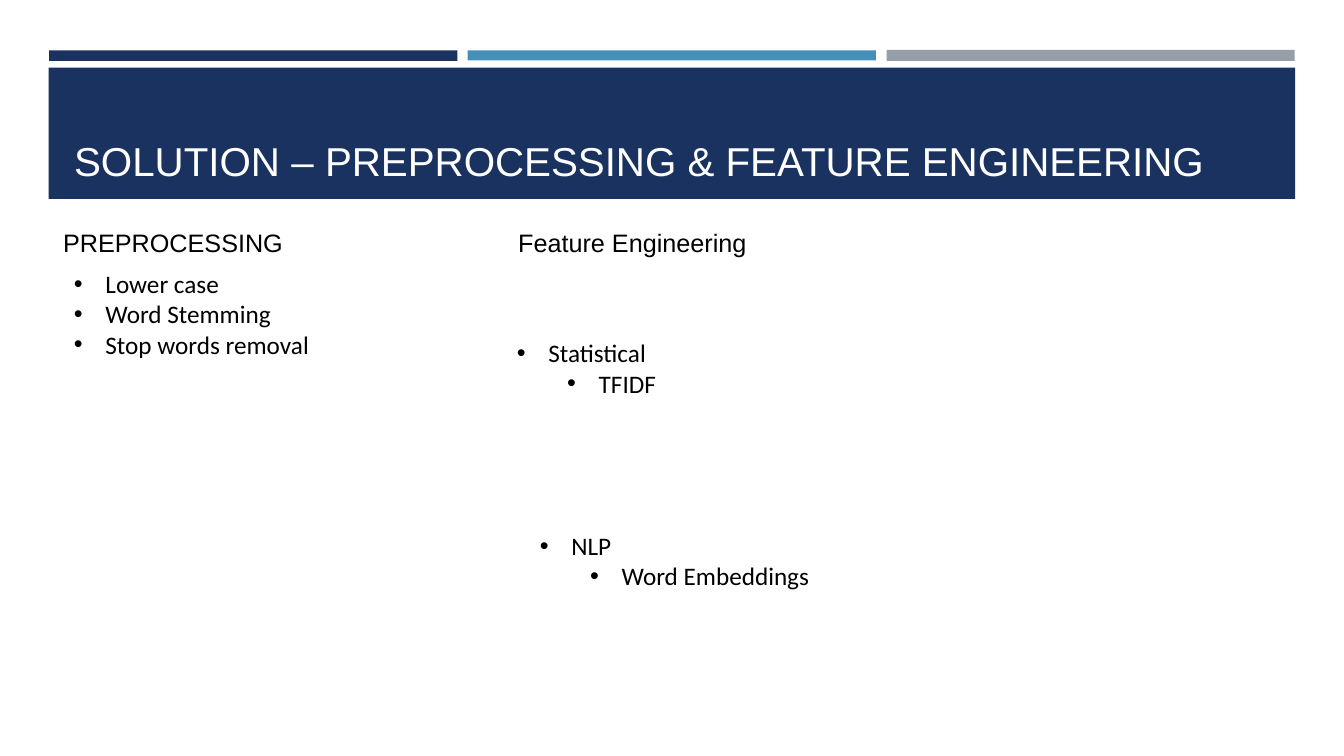
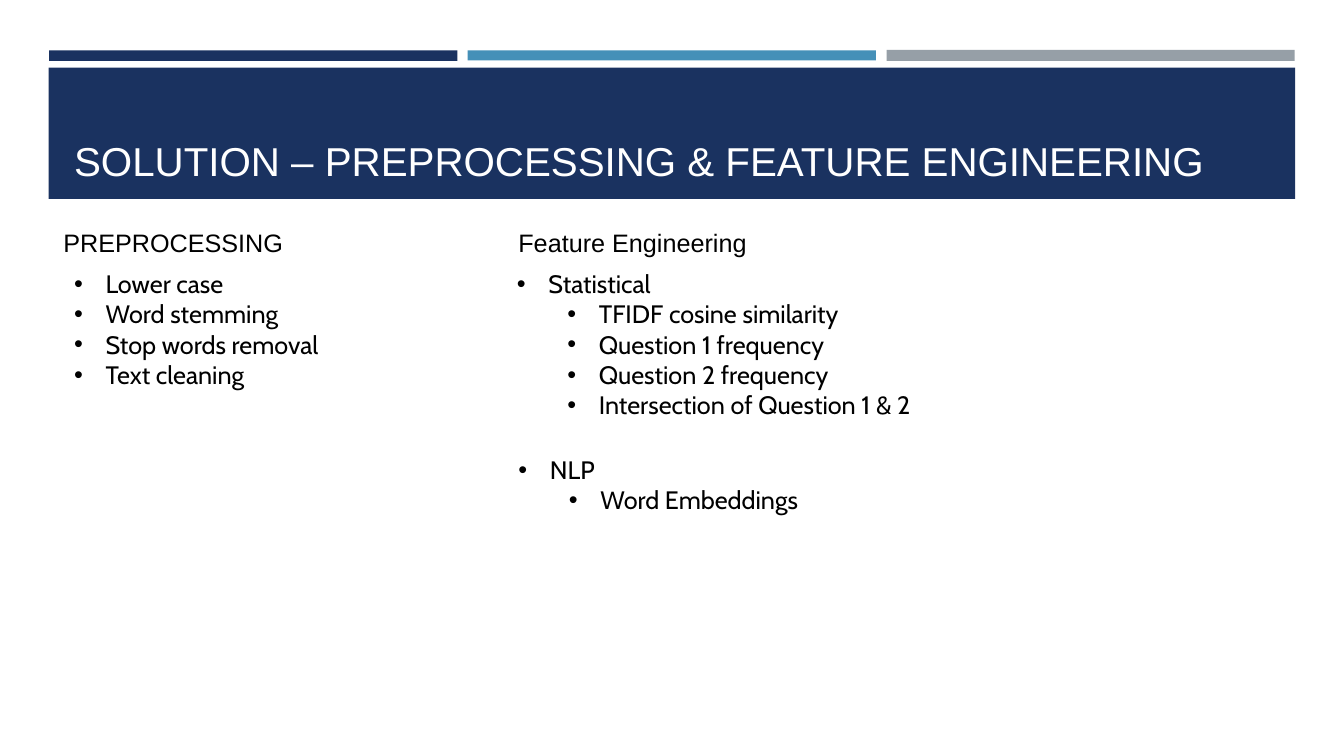
Before and after one commit to BinQian/COMP6208, a slide deck: slide 5 of report/presentation.pptx (slide 6 before the commit). Drawn at 1344x756 pixels with LibreOffice and Linux fonts; fonts in the diff are those of the drawing. Boxes give left, top, right and bottom in pixels: in the first picture for what was removed or moved away, otherwise in the second. Text is boxed around its words. In the diff, an @@ line names an element or a change of style, - is before the commit and + after.

```diff
--- a/report/presentation.pptx
+++ b/report/presentation.pptx
@@ text at bbox=[106, 275, 319, 360]: font Calibri to Cabin in "Lower case", "Stop words removal" @@
@@ text added at bbox=[548, 274, 910, 415], 18 pt, text #000000 @@
+• Statistical
+  • TFIDF cosine similarity
+  • Question 1 frequency
+  • Question 2 frequency
+  • Intersection of Question 1 & 2
@@ text at bbox=[106, 304, 278, 330]: text changed; font Calibri to Cabin @@
-• Word Stemming
+• Word stemming
@@ text removed at bbox=[548, 344, 656, 393] @@
-• Statistical
-  • TFIDF
@@ text at bbox=[106, 365, 244, 390]: paragraph added @@
+• Text cleaning
@@ text "NLP": place and size @@
-text "NLP" at bbox=[571, 538, 809, 590]
+text "NLP" at bbox=[550, 461, 798, 515]
@@ text "NLP" at bbox=[550, 461, 798, 515]: font Calibri to Cabin @@
```
Also in this commit, not shown: 9 other slides changed, 3 slides added, 4 slides removed, 9 other files.
